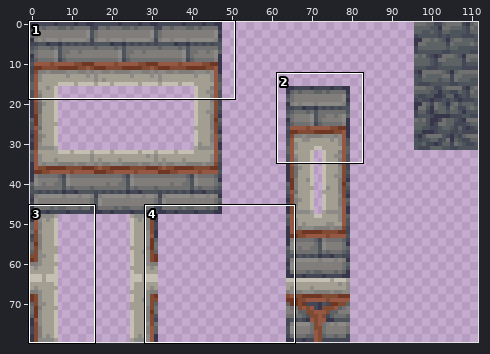
Sprite sheet -- assets/sprites/tilesets/tower_tiles.png. The first picture is a wide view before the edit; the outline marks the close-up.
Close-up. Before:
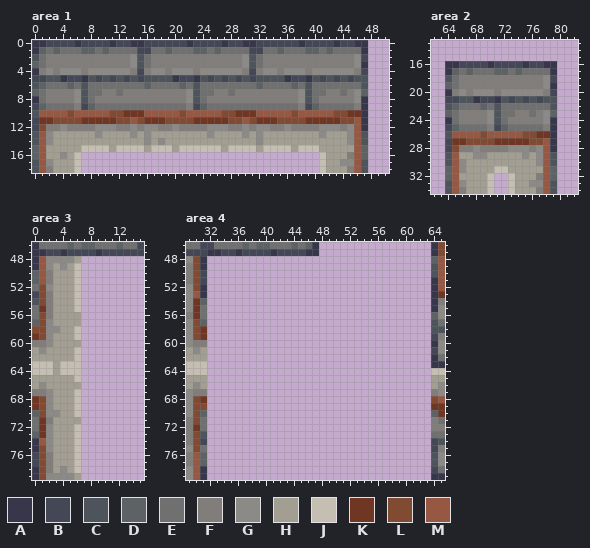
The file is 112x80 pixels. Shown: area 1: x 0..50, y 0..18; area 2: x 62..82, y 13..34; area 3: x 0..15, y 46..79; area 4: x 29..65, y 46..79. The commit also changed other parts of the picture, which this record leaves out.
Palette (. is transparent): A #37364a  B #434756  C #4d545b  D #5d6265  E #707070  F #817d7a  G #8b8a87  H #a39e92  J #c5bfb3  K #6e3623  L #814a33  M #965842
Pixels before, area 1, first column x 0:
 0 AABBBBABBBBABBAABBBBBBABBBBABBAABBBBBBABBBBABBAA
 1 ADEDEEEDDEDEEEEBBEEDEEEDDEDEEEEBBEEDEEEDDEDEEEEA
 2 CEFFFFFFFFFFFFGCEFFFFFFFFFFFFFGCEFFFFFFFFFFFFFGB
 3 DEFFFFFFFFFFFFGCEFFFFFFFFFFFFFGCEFFFFFFFFFFFFFGA
 4 AFGFGGGFGGGGGGFBFGGFGGGFGGGGGGFBFGGFGGGFGGGGGGFB
 5 BBCCABBACBCBCBCBCCCCABBACBCBCBCBCCCCABBACBCBCBCC
 6 CDEEEDECEEEEEEEEDEEEEDECEEEEEEEEDEEEEDECEEEEEEEC
 7 DEFFFFGCEEFFEFFFFFFFFFGCEEFFEFFFFFFFFFGCEEFFEFGD
 8 AEFFFFGCEFFFFFFFFFFFFFGCEFFFFFFFFFFFFFGCEFFFFFGA
 9 BDEEEEFBDEEEEEEEEEEEEEFBDEEEEEEEEEEEEEFBDEEEEEFA
10 CMMMMLMMMMMLLKKKMMMMMLMMMMMLLKKKMMMMMLMMMMMLLKKA
11 BKKLLLLKKKKKLLMLKKKLLLLKKKKKLLMLKKKLLLLKKKKKLLMA
12 BLFFGFFFFGGGFFGFGGFFGFFFFGGGFFGFGGFFGFFFFGGGFGMA
13 CMGHHHHHHGHHHHGHGHHHHHHHHGHHHHGHGHHHHHHHHGHHHGMC
14 CMGHHHHHHHHHHHHHGHGHHHHHHHHHHHHHGHHHHHHHHHHHHGMC
15 DMHHHHHJJJJHJJJJHJJJHJJJJJJHJJJJHJJJJHJJJHHHHHMD
16 DMHHGHJ..................................JHHHFMD
17 CMGHHHJ..................................JHHGGMC
18 CMFHHHJ..................................JHHHFMC
Pixels before, area 2, first column x 64:
16 AABBBBABBBBABBAA
17 ADEDEEEDDEDEEEEA
18 CEFFFFFFFFFFFFGB
19 DEFFFFFFFFFFFFGA
20 AFGFGGGFGGGGGGFB
21 BBCCABBACBCBCBCC
22 CDEEEDECEEEEEEEC
23 DEFFFFGCEEFFEFGD
24 AEFFFFGCEFFFFFGA
25 BDEEEEFBDEEEEEFA
26 CMMMMLMMMMMLLKKA
27 BKKLLLLKKKKKLLMA
28 BLFFGFFFFGGGFGMA
29 CMHHGGHHHHHGHGMC
30 CMGHHHHHHHHHHGMC
31 DMGHHHHJJHHHHHMD
32 DMHHHHJ..JHHHFMD
33 CMGHHHJ..JHHGGMC
34 CMFHHHJ..JHHHFMC
Pixels before, area 3, first column x 0:
46 AEEEEDEDDEEEDEEB
47 AABBABBBBABBBBBB
48 AMGGGGH.........
49 AMGHGHJ.........
50 DMFHHHJ.........
51 DMFHHHJ.........
52 ELGHHHJ.........
53 BLFHHHJ.........
54 CLFHHHJ.........
55 EKFHHHJ.........
56 ELFHHHH.........
57 DLGHHHH.........
58 LLGGHHJ.........
59 KLGHHHJ.........
60 FFGHHHH.........
61 HGHHHHJ.........
62 HHHHHHJ.........
63 JJJHJJJ.........
64 JJJHJJJ.........
65 HHHHHHJ.........
66 HGHHHHH.........
67 FFGHHHJ.........
68 KLGHHHJ.........
69 KLGHHHJ.........
70 DLGGHHJ.........
71 EKFHHHH.........
72 EKGHHHJ.........
73 DKGHHHJ.........
74 AMGHHHJ.........
75 ALGHHHJ.........
76 BLFHHHJ.........
77 BLFHHHJ.........
78 ALFHGHJ.........
79 ALGGGGH.........
Pixels before, area 4, first column x 29:
46 EEBBEEEEDEDDEEEDEDA................AL
47 BBBAABBABBBBABBBBAA................AL
48 GLA................................DM
49 FLA................................CM
50 FLB................................CM
51 FLB................................AM
52 GLA................................AM
53 GMA................................AK
54 GKD................................AF
55 GKE................................AG
56 FKE................................DG
57 GLD................................CE
58 GLK................................CC
59 GLK................................BF
60 GFF................................AG
61 HGH................................BG
62 HHH................................AE
63 JJJ................................AA
64 JJJ................................JJ
65 HHH................................HH
66 HGH................................HG
67 GFF................................FG
68 GLK................................LM
69 GLL................................KK
70 GLD................................DK
71 FLE................................FE
72 FKE................................FF
73 FLC................................EE
74 FLB................................BC
75 GLE................................BF
76 FMD................................CG
77 FMD................................CG
78 GMA................................BE
79 GMA................................AA
The result:
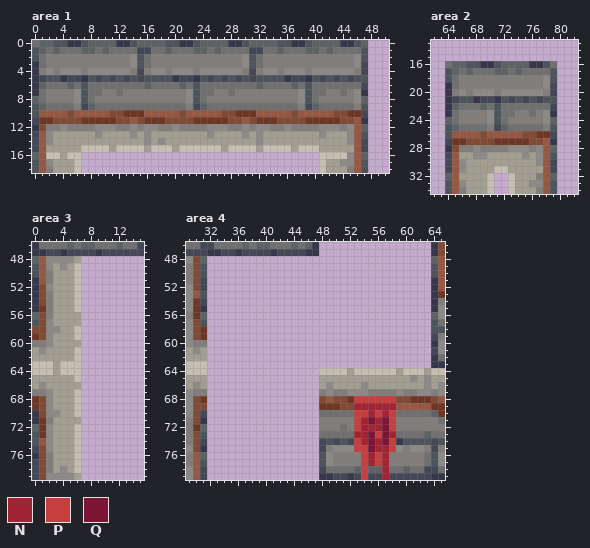
Colours new in this view: N #a22333  P #c63e3f  Q #7d1335
Diff:
Area 1:
y 0: x 0..5 AABBBB -> EDDCCA; x 7..21 BBBBABBAABBBBBB -> CDDDDAACDDDDCCA; x 23..37 BBBBABBAABBBBBB -> CDDDDAACDDDDCCA; x 39..47 BBBBABBAA -> CDDDDAACD
y 1: x 0 A -> C; x 47 A -> C
y 2: x 47 B -> C
y 3: x 0 D -> A; x 47 A -> B
y 5: x 0 B -> A
y 6: x 0 C -> A; x 47 C -> B
y 7: x 0 D -> A; x 47 D -> A
y 8: x 0 A -> D; x 47 A -> D
y 9: x 0 B -> C; x 47 A -> C
y 10: x 47 A -> B
y 12: x 0 B -> A; x 47 A -> D
y 13: x 0 C -> B
y 14: x 0 C -> B; x 47 C -> B
y 15: x 0 D -> B; x 47 D -> B
y 16: x 2..5 HHGH -> JJHJ; x 42..45 HHHF -> JJJG
Area 2:
y 16: x 64..69 AABBBB -> EDDCCA; x 71..79 BBBBABBAA -> CDDDDAACE
y 17: x 64 A -> C; x 79 A -> C
y 18: x 79 B -> C
y 19: x 64 D -> A; x 79 A -> B
y 21: x 64 B -> A
y 22: x 64 C -> A; x 79 C -> B
y 23: x 64 D -> A; x 79 D -> A
y 24: x 64 A -> D; x 79 A -> D
y 25: x 64 B -> C; x 79 A -> C
y 26: x 79 A -> B
y 28: x 64 B -> A; x 79 A -> D
y 29: x 64 C -> B
y 30: x 64 C -> B; x 79 C -> B
y 31: x 64 D -> B; x 79 D -> B
Area 3:
y 48: x 0 A -> D
y 49: x 0 A -> C
y 50: x 0 D -> C
y 51: x 0 D -> A
y 52: x 0 E -> A
y 53: x 0 B -> A
y 54: x 0 C -> A
y 55: x 0 E -> A
y 56: x 0 E -> D
y 57: x 0 D -> C
y 70: x 0 D -> A
y 71: x 0 E -> A
y 72: x 0 E -> D
y 73: x 0 D -> C
y 74: x 0 A -> C
y 75: x 0 A -> B
y 76: x 0 B -> A
y 78..79: x 0 A -> B
Area 4:
y 48: x 31 A -> D
y 49: x 31 A -> C
y 50: x 31 B -> C
y 52: x 31 A -> B
y 53: x 31 A -> C
y 54: x 31 D -> B
y 55: x 31 E -> A
y 56: x 31 E -> D
y 57: x 31 D -> C
y 64: x 48..63 ................ -> JJJJHJJJJJJHJJJH
y 65: x 48..63 ................ -> HHHHHHHHHHHHHGHG
y 66: x 48..63 ................ -> HGHHHHGHHHHHHHHG
y 67: x 48..63 ................ -> FGFFGGGFFFFGFFGG
y 68: x 48..63 ................ -> LMLLKPPPPPPLLKKK
y 69: x 48..63 ................ -> KKKLLNNNNNNMMMMM
y 70: x 31 D -> B; x 48..63 ................ -> EEEEEPPNPNPEEEEE
y 71: x 31 E -> A; x 48..63 ................ -> FFFFFPNQNQPFFFFF
y 72: x 31 E -> D; x 48..63 ................ -> FFFEFPNNNQPFFFFF
y 73: x 48..63 ................ -> EEEEENNQPQNEEEED
y 74: x 48..63 ................ -> BCBCBPNQNQPACCCC
y 75: x 31 E -> A; x 48..63 ................ -> BFGGGPPQNNPGFGGF
y 76: x 48..63 ................ -> CGFFFFPNPNFFFFFE
y 77: x 31 D -> C; x 48..63 ................ -> CGFFFFPNPNFFFFFE
y 78: x 31 A -> B; x 48..63 ................ -> BEEEEDPDDNEEDEEB
y 79: x 31 A -> B; x 48..63 ................ -> AABBABPBBNBBBBBB
Boxes around the changes in both close-ups, in picture pixels (x1, y1, x2, y2):
changed: (32, 40, 368, 159)
changed: (445, 61, 557, 173)
changed: (32, 256, 39, 326)
changed: (32, 410, 39, 480)
changed: (200, 256, 207, 326)
added: (319, 368, 431, 480)
changed: (200, 410, 207, 480)
